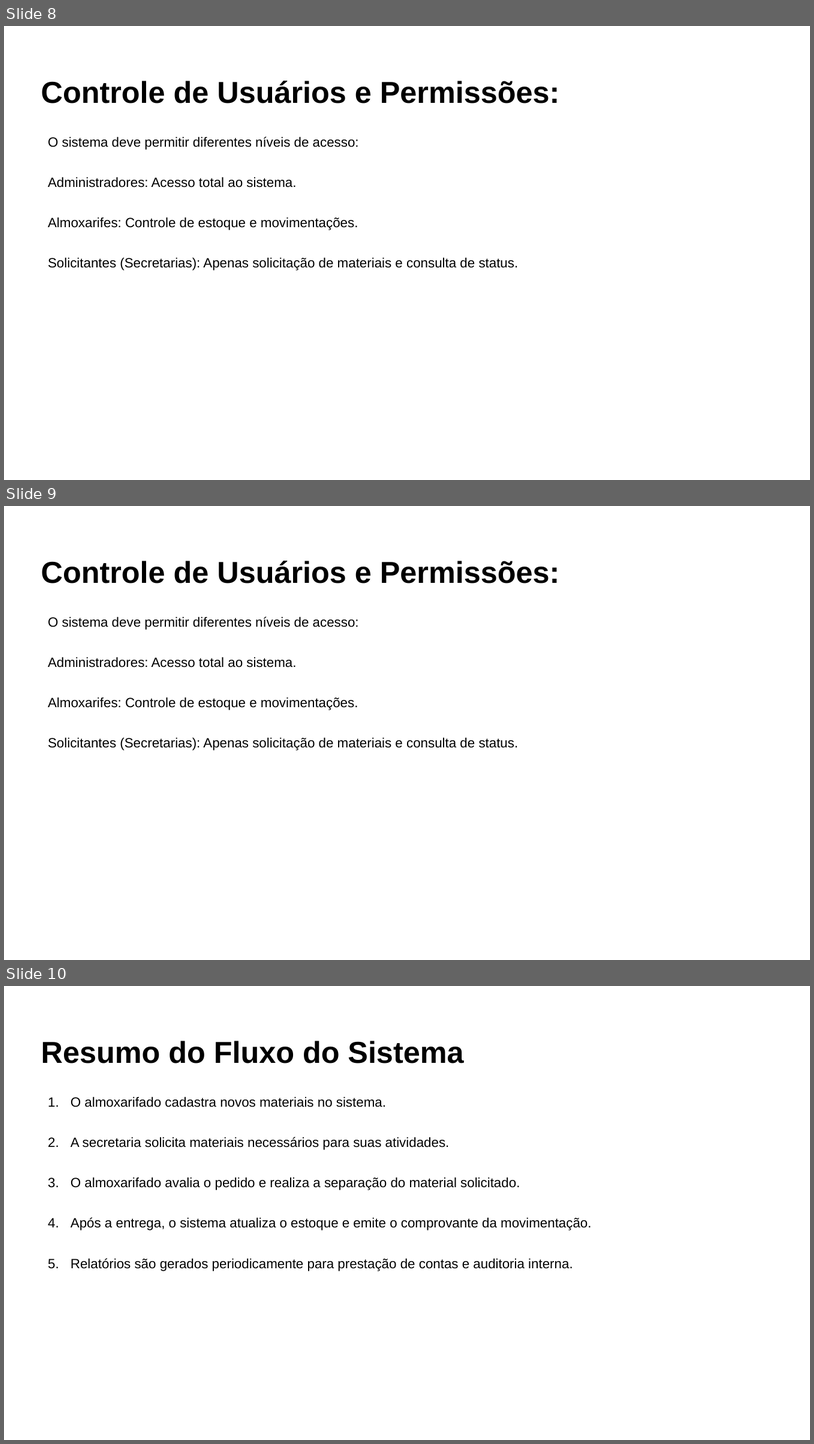
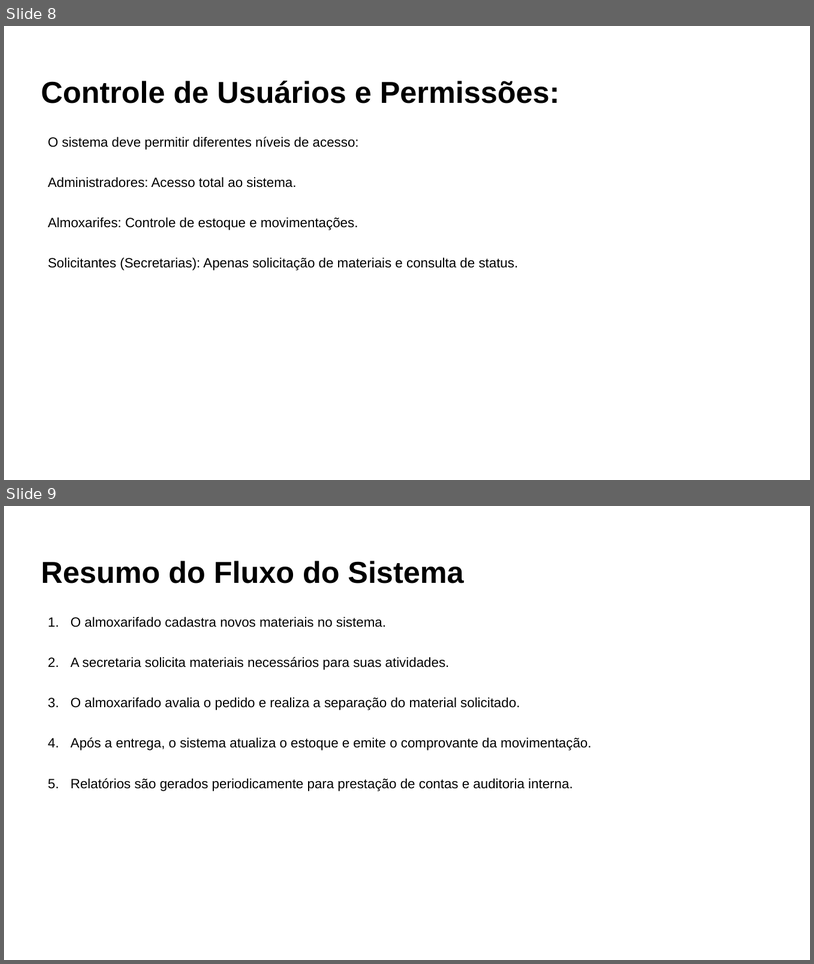
Before and after one commit to JuhBeca/almoxarifadoJuh3, a slide deck: Documentacao/ModelagemSistema_TemplateInicial [Salvo automaticamente].pptx. Shown one above the other, each under a label of ours: slides 8, 9 and 10 before the commit, slides 8 and 9 after it. The pictures are 814x1444 and 814x964 pixels, drawn with LibreOffice and Linux fonts; fonts in the diff are those of the drawing. Boxes give left, top, right and bottom in pixels: in the first picture for what was removed or moved away, otherwise in the second. Text is boxed around its words. In the diff, an @@ line names an element or a change of style, - is before the commit and + after.

```diff
--- a/Documentacao/ModelagemSistema_TemplateInicial [Salvo automaticamente].pptx
+++ b/Documentacao/ModelagemSistema_TemplateInicial [Salvo automaticamente].pptx
@@ slide 9 removed at bbox=[4, 506, 810, 960], background #FFFFFF @@
@@ title removed at bbox=[41, 561, 560, 583] @@
-Controle de Usuários e Permissões:
@@ text removed at bbox=[48, 616, 519, 750] @@
-O sistema deve permitir diferentes níveis de acesso:
-Administradores: Acesso total ao sistema.
-Almoxarifes: Controle de estoque e movimentações.
-Solicitantes (Secretarias): Apenas solicitação de materiais e consulta de status.
@@ what was slide 10 is now slide 9 @@
```
Also in this commit, not shown: 1 slide changed, 1 slide added.
